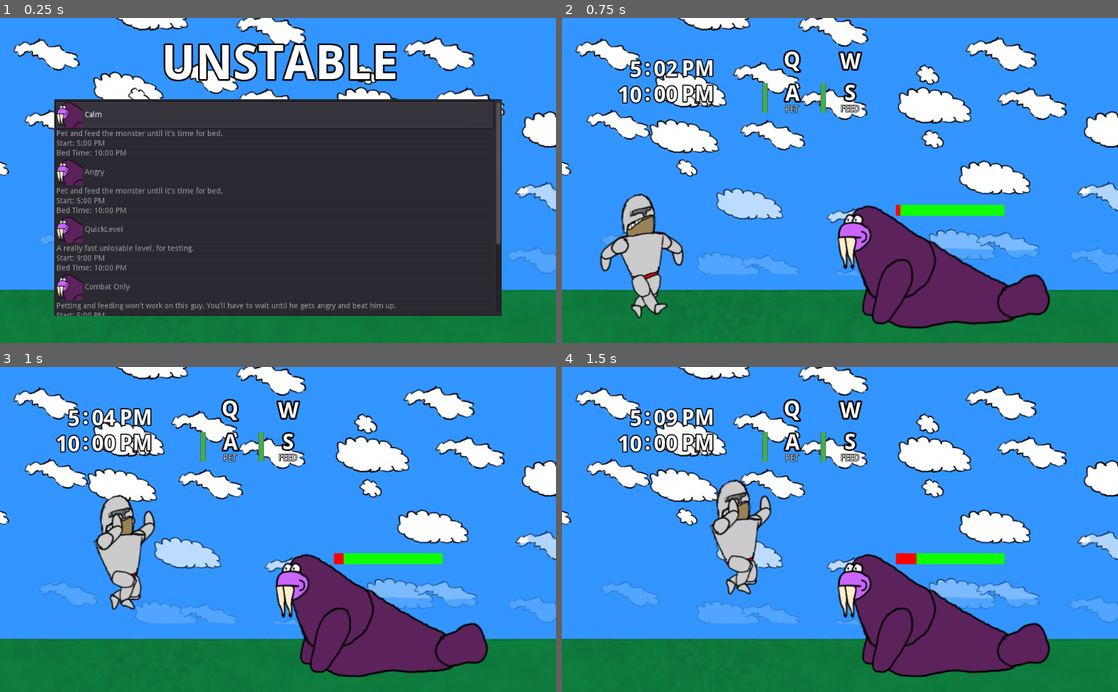
Above: before the commit, frames 1-4 (two rows, left to right).
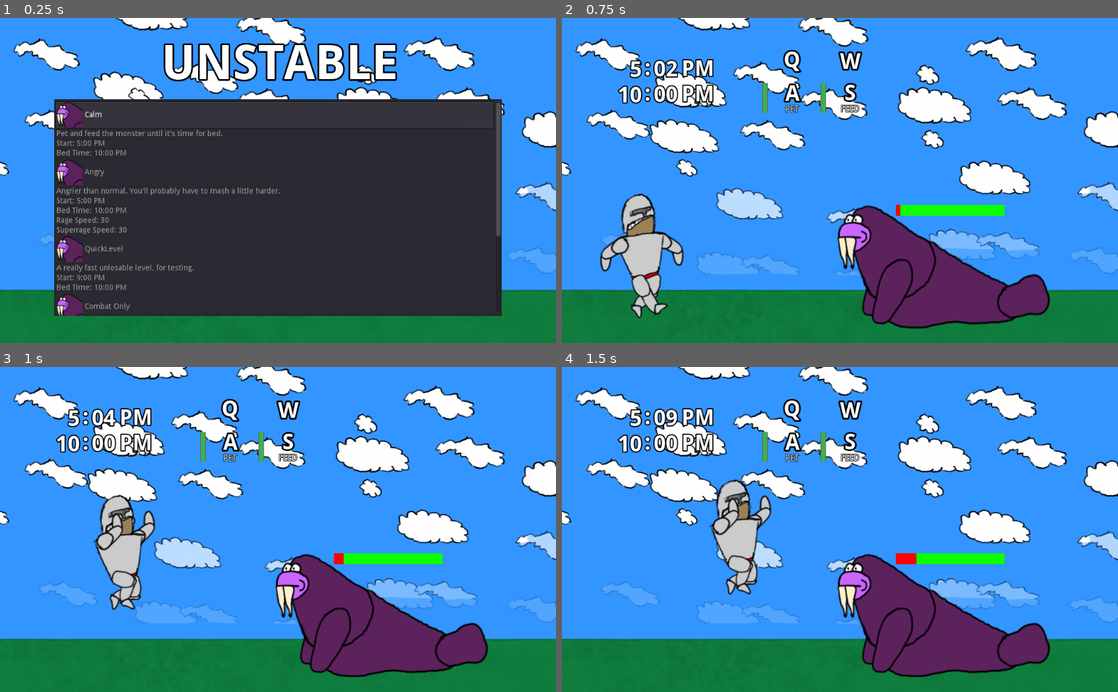
Above: after the commit, the same moments.

Repository: Wall-Dough/unstable
Game: Godot game, scene res://level_select/LevelSelect.tscn
Same seed, same stepped clock (60 frames per second), same inputs: the game is played once before the commit and once after it.
Inputs:
- Up to frame 1 (0.25 s): no input
- Up to frame 2 (0.75 s): tap Enter (ui_accept) at 0.5 s; hold Right (move_right) from 0.53 s (still down); hold S (give) from 0.53 s (still down)
- Up to frame 3 (1 s): keep holding Right (move_right); keep holding S (give); tap Up (jump) at 0.77 s
- Up to frame 4 (1.5 s): release Right (move_right) at 1.28 s; release S (give) at 1.28 s; hold Down (ui_down) from 1.28 s (still down); tap S (give) at 1.35 s

The runs differ from the first frame. In frame 1, 2.5% of the frame differs, in the area x 10-90%, y 52-92%; in frame 2, nothing differs; in frame 3, nothing differs; in frame 4, nothing differs.

Commit message:
Make angry level actually angrier

Diff:
--- a/level/Level2.tscn
+++ b/level/Level2.tscn
@@ -3,3 +3,6 @@
 [ext_resource path="res://level/Level.tscn" type="PackedScene" id=1]
 
 [node name="Angry" instance=ExtResource( 1 )]
+description = "Angrier than normal. You'll probably have to mash a little harder."
+rage_speed = 30
+superrage_speed = 30
